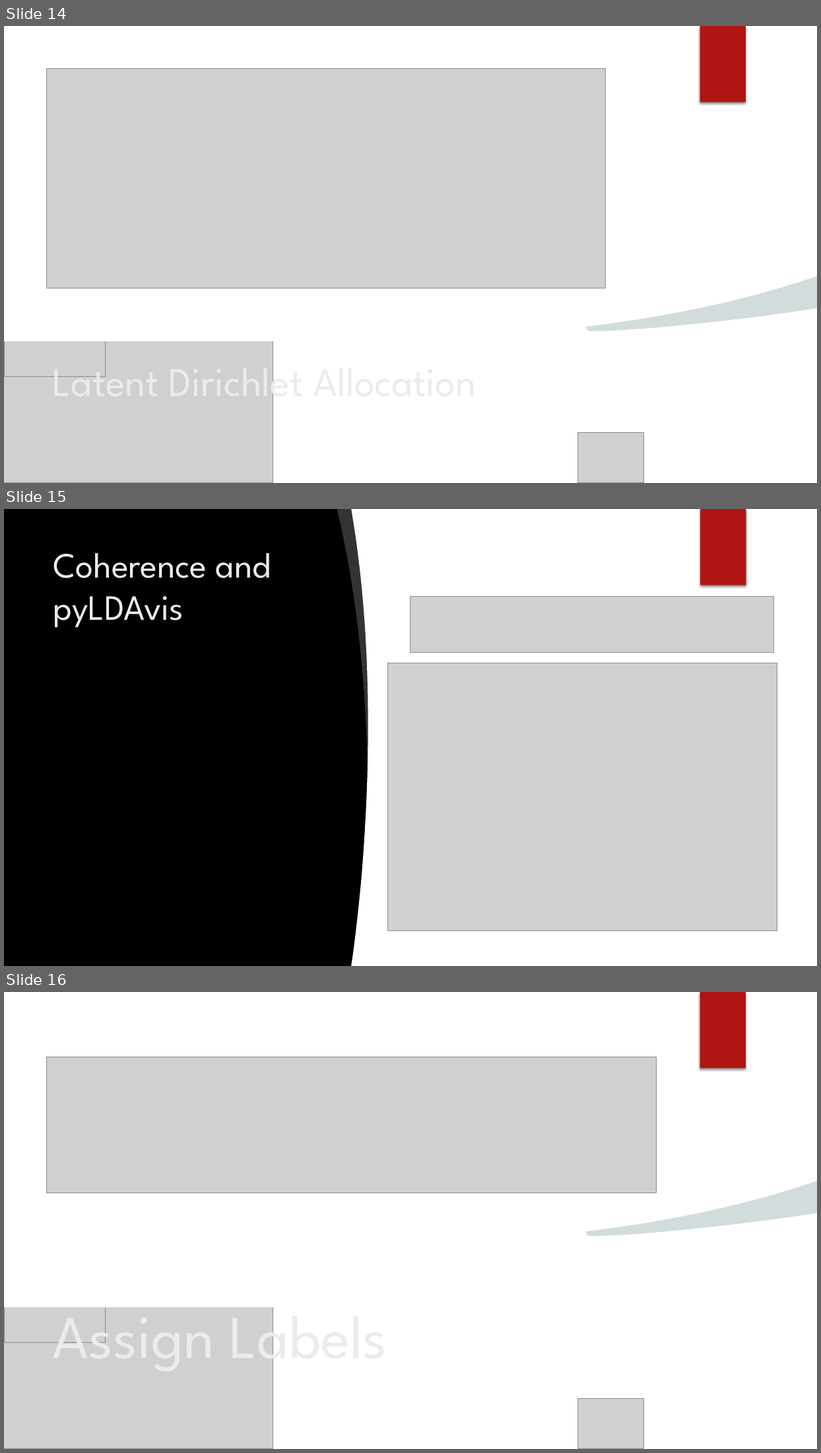
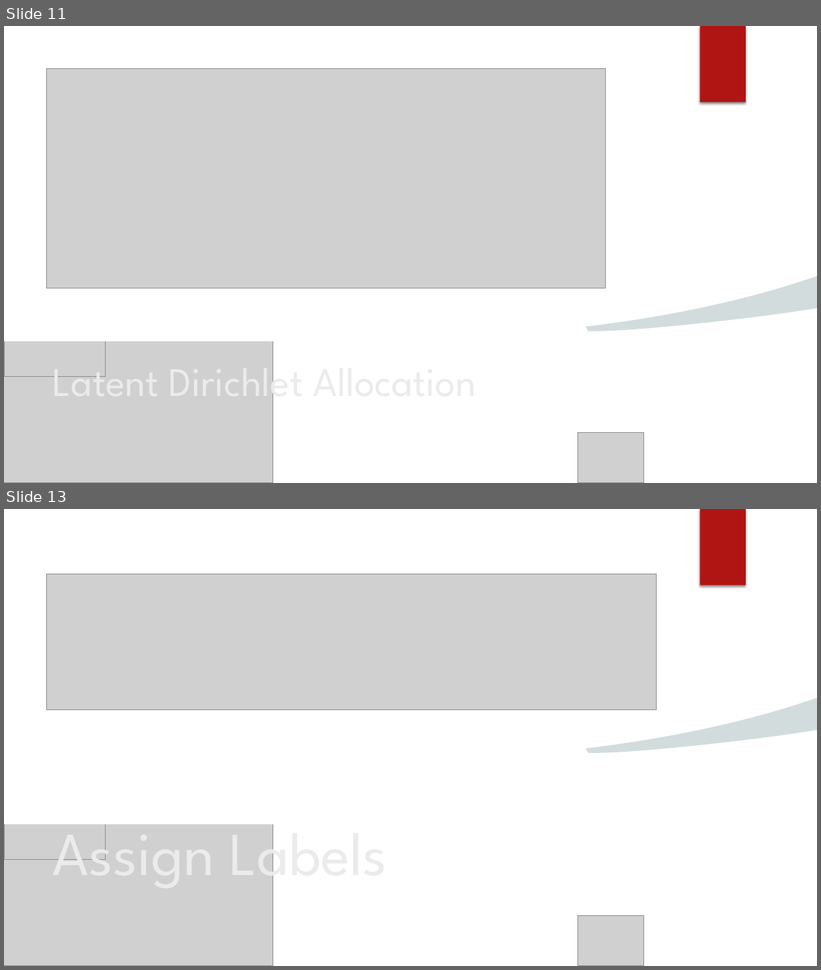
Before and after one commit to ayan1995/Thinkful, a slide deck: Bootcamp/Final Capstone Opinion Mining/Opinion Mining Presentation.pptx. Shown one above the other, each under a label of ours: slides 14, 15 and 16 before the commit, slides 11 and 13 after it; the slides between them are not shown. The pictures are 821x1453 and 821x970 pixels, drawn with LibreOffice and Linux fonts; fonts in the diff are those of the drawing; grey boxes stand for pictures; background and template pictures are left out. Boxes give left, top, right and bottom in pixels: in the first picture for what was removed or moved away, otherwise in the second. Text is boxed around its words. In the diff, an @@ line names an element or a change of style, - is before the commit and + after.

```diff
--- a/Bootcamp/Final Capstone Opinion Mining/Opinion Mining Presentation.pptx
+++ b/Bootcamp/Final Capstone Opinion Mining/Opinion Mining Presentation.pptx
@@ slide 15 removed at bbox=[4, 509, 817, 966], background picture (left out) @@
@@ freeform shape removed at bbox=[337, 509, 374, 757] @@
@@ freeform shape removed at bbox=[351, 509, 441, 966] @@
@@ rectangle removed at bbox=[411, 509, 817, 966] @@
@@ rectangle removed at bbox=[700, 509, 746, 586] @@
@@ rectangle removed at bbox=[700, 509, 746, 586] @@
@@ title removed at bbox=[54, 553, 271, 628] @@
-Coherence and pyLDAvis
@@ picture removed at bbox=[411, 596, 774, 652] @@
@@ picture removed at bbox=[388, 663, 778, 931] @@
@@ what was slide 14 is now slide 11 @@
@@ what was slide 16 is now slide 13 @@
```
Also in this commit, not shown: 6 slides changed, 1 slide added, 10 other slides removed, 1 other file.
